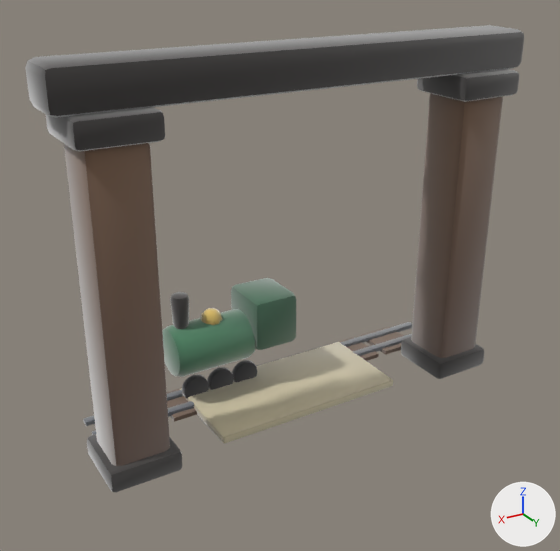
The glTF model assets/models/gates/8c12f469.glb: old version first, new version second.
One viewpoint serves both versions: a 50 mm camera at (4.37, 6.71, 5.14) aimed at (0.17, -0.3, 1.64). The lights are fixed; the arrows at lower right show +X, +Y and +Z. The picture after the commit comes second. Vertices at exactly the same position are counted once.

The older version as bpy lines, for what is in view:
```python
me_gate_8c12f469 = bpy.data.meshes.new('gate_8c12f469')
me_gate_8c12f469.from_pydata(...)  # 1598 vertices, 3072 faces; spans x -2.74..2.75, y -1.15..0.42, z -0.01..4.25
me_gate_8c12f469.materials.append(mat_clay__8a6b53_0_93)
me_gate_8c12f469.materials.append(mat_clay__3a3634_0_93)
me_gate_8c12f469.materials.append(mat_clay__e8c86a_0_95)
me_gate_8c12f469.materials.append(mat_clay__6e7278_0_93)
me_gate_8c12f469.materials.append(mat_clay__7a5c42_0_93)
me_gate_8c12f469.materials.append(mat_clay__4e8a66_0_92)
me_gate_8c12f469.materials.append(mat_clay__3e6e52_0_93)
me_gate_8c12f469.materials.append(mat_clay__3a3634_0_92)
me_gate_8c12f469.materials.append(mat_clay__3a3a3e_0_92)
me_gate_8c12f469.materials.append(mat_clay__d8cca8_0_93)
ob_gate_8c12f469 = bpy.data.objects.new('gate_8c12f469', me_gate_8c12f469)
ob_gate_8c12f469.location = (0.0, 0.0, 0.0)
```
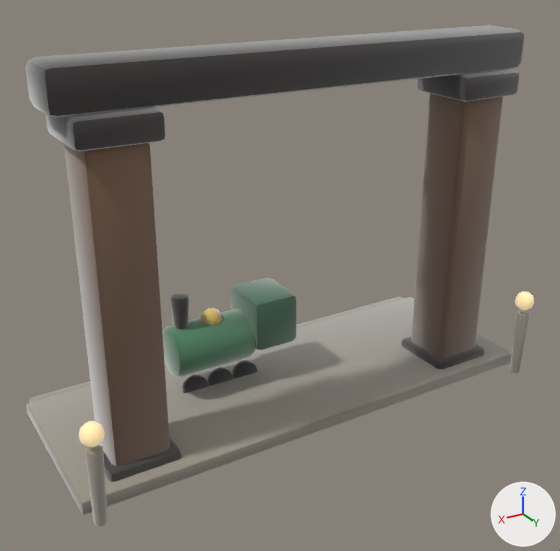
The change, as JSON lines over the scene's bpy script:
```json
{"op": "add", "block": "mat_clay__ffe2a8_0_95__ffe2a8", "code": ["mat_clay__ffe2a8_0_95__ffe2a8 = bpy.data.materials.new('clay_#FFE2A8_0.95_#FFE2A8')", "# nodes: BsdfPrincipled, Mix, OutputMaterial, VertexColor", "# colours: beige #bca67a, beige #ffe2a8, mixed with the vertex colours"]}
{"op": "add", "block": "mat_clay__b9b2a2_0_93", "code": ["mat_clay__b9b2a2_0_93 = bpy.data.materials.new('clay_#B9B2A2_0.93_-')", "# nodes: BsdfPrincipled, Mix, OutputMaterial, VertexColor", "# colours: grey #b9b2a2, mixed with the vertex colours"]}
{"op": "add", "block": "mat_clay__9e978a_0_93", "code": ["mat_clay__9e978a_0_93 = bpy.data.materials.new('clay_#9E978A_0.93_-')", "# nodes: BsdfPrincipled, Mix, OutputMaterial, VertexColor", "# colours: grey #9e978a, mixed with the vertex colours"]}
{"block": "me_gate_8c12f469", "where": "# used by ob_gate_8c12f469; location = (0.0, 0.0, 0.0)"}
{"op": "remove", "block": "me_gate_8c12f469", "code": "me_gate_8c12f469.from_pydata(...)  # 1598 vertices, 3072 faces; spans x -2.74..2.75, y -1.15..0.42, z -0.01..4.25"}
{"op": "add", "block": "me_gate_8c12f469", "code": "me_gate_8c12f469.from_pydata(...)  # 2098 vertices, 4044 faces; spans x -2.91..2.92, y -1.71..0.83, z -0.01..4.25"}
{"block": "me_gate_8c12f469", "change": "me_gate_8c12f469 part 1: the loose piece of 52 vertices spanning x -1.77..-1.59, y -0.39..-0.22, z 3.93..4.11 is copied, and the copy is scaled about its middle by (1.32, 1.32, 1.35), then moved by (-1.11, 1.02, -3.0), in mat_clay__ffe2a8_0_95__ffe2a8; it spans x -2.91..-2.67, y 0.6..0.83, z 0.9..1.14"}
{"block": "me_gate_8c12f469", "change": "me_gate_8c12f469 part 2: a new loose piece, a UV sphere (10 segments, 6 rings, poles along z) spanning x 2.66..2.9, y 0.6..0.83, z 0.9..1.14, in mat_clay__ffe2a8_0_95__ffe2a8"}
{"block": "me_gate_8c12f469", "change": "me_gate_8c12f469 part 3: a new loose piece of 114 vertices spanning x -2.88..-2.71, y 0.63..0.8, z 0.01..0.85, in mat_clay__9e978a_0_93"}
{"block": "me_gate_8c12f469", "change": "me_gate_8c12f469 part 4: a new loose piece of 114 vertices spanning x 2.69..2.86, y 0.63..0.8, z 0.01..0.85, in mat_clay__9e978a_0_93"}
{"block": "me_gate_8c12f469", "change": "me_gate_8c12f469 part 5: a new loose piece of 56 vertices spanning x -2.91..2.92, y -1.55..0.55, z 0.0..0.16, in mat_clay__9e978a_0_93"}
{"block": "me_gate_8c12f469", "change": "me_gate_8c12f469 part 6: a new loose piece of 56 vertices spanning x -2.84..2.85, y -1.71..-1.37, z 0.0..0.12, in mat_clay__9e978a_0_93"}
{"block": "me_gate_8c12f469", "change": "me_gate_8c12f469 part 7: 2979 kept faces spanning x -2.74..2.75, y -1.15..0.42, z -0.01..4.22 get new vertex colours; the middle colour goes from light grey #d3d1d6 to light grey #c3bab3"}
{"block": "me_gate_8c12f469", "change": "other edits to the shape of me_gate_8c12f469 do not show in these pictures"}
{"op": "add", "block": "me_gate_8c12f469", "code": "me_gate_8c12f469.materials.append(mat_clay__9e978a_0_93)"}
{"op": "add", "block": "me_gate_8c12f469", "code": "me_gate_8c12f469.materials.append(mat_clay__b9b2a2_0_93)"}
{"op": "add", "block": "me_gate_8c12f469", "code": "me_gate_8c12f469.materials.append(mat_clay__ffe2a8_0_95__ffe2a8)"}
```

Changed parts and their boxes (x1, y1, x2, y2) in the pictures (560 x 551 px):
```json
{"object": "gate_8c12f469", "change": "reshaped", "before": [25, 25, 524, 492], "after": [25, 25, 534, 526], "on screen": "7% taller"}
{"part": 1, "of": "me_gate_8c12f469", "change": "added", "after": [515, 291, 534, 310]}
{"part": 2, "of": "me_gate_8c12f469", "change": "added", "after": [79, 421, 105, 447], "on screen": "beige"}
{"part": 3, "of": "me_gate_8c12f469", "change": "added", "after": [510, 310, 530, 373]}
{"part": 4, "of": "me_gate_8c12f469", "change": "added", "after": [85, 445, 108, 526]}
{"part": 5, "of": "me_gate_8c12f469", "change": "added", "after": [26, 297, 512, 515]}
{"part": 6, "of": "me_gate_8c12f469", "change": "added", "after": [29, 296, 404, 402], "on screen": "mostly hidden"}
{"part": 7, "of": "me_gate_8c12f469", "change": "edited", "before": [25, 32, 524, 482], "after": [25, 32, 524, 482], "on screen": "looks the same"}
```
